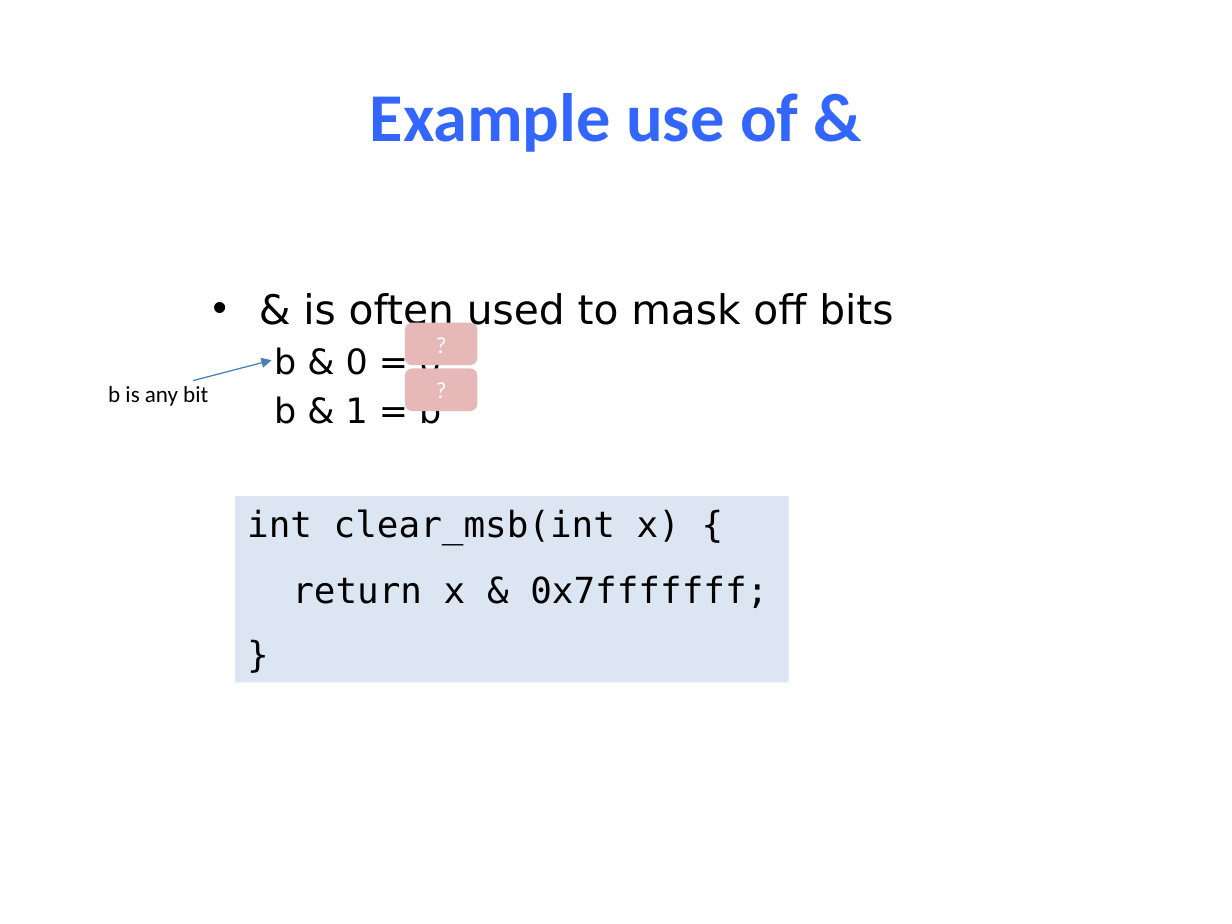
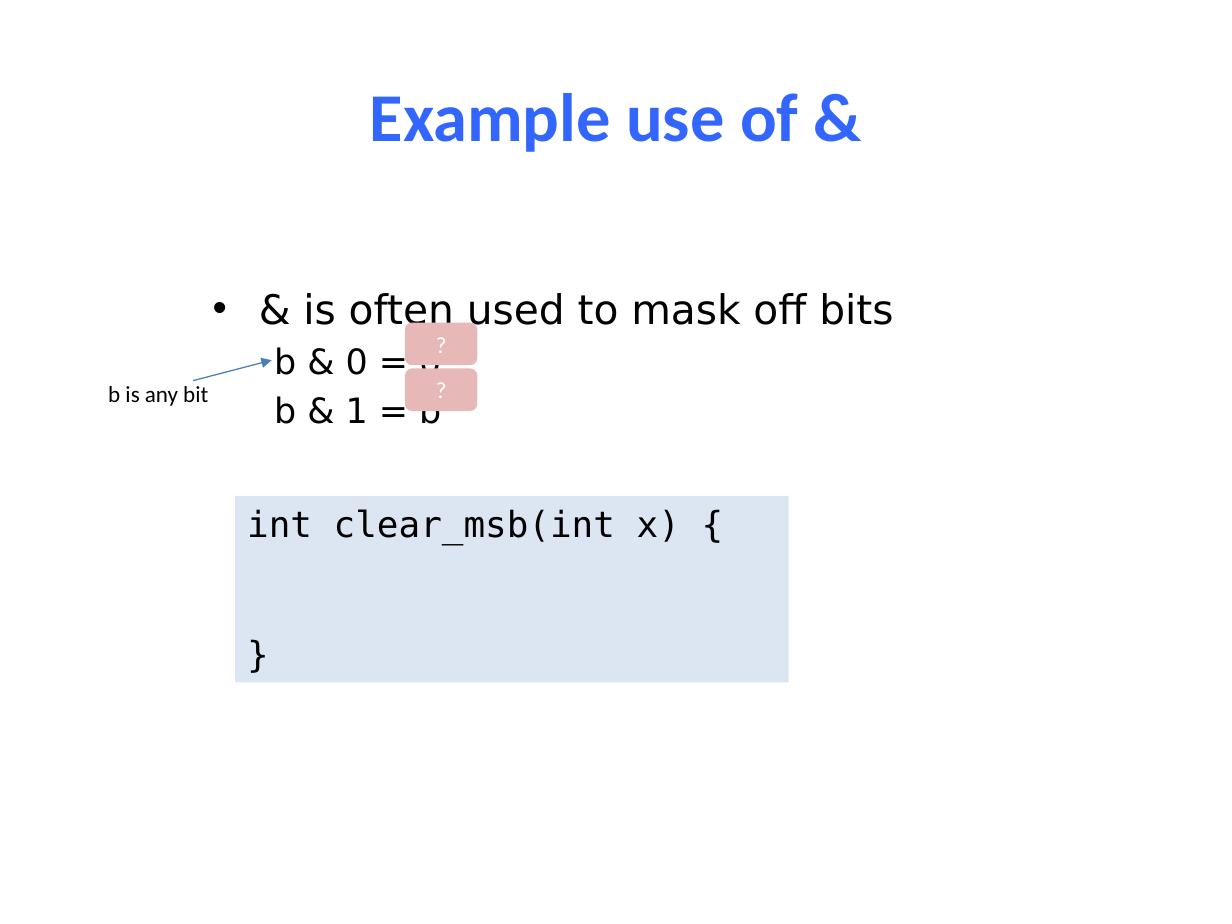
Before and after one commit to NYU-CSO/nyu-cso.github.io, a slide deck: slide 17 of notes/04-C_Basics.pptx. Drawn at 1232x924 pixels with LibreOffice and Linux fonts; fonts in the diff are those of the drawing. Boxes give left, top, right and bottom in pixels: in the first picture for what was removed or moved away, otherwise in the second. Text is boxed around its words. In the diff, an @@ line names an element or a change of style, - is before the commit and + after.

```diff
--- a/notes/04-C_Basics.pptx
+++ b/notes/04-C_Basics.pptx
@@ text removed at bbox=[292, 575, 768, 608] @@
-return x & 0x7fffffff;
```
Also in this commit, not shown: 1 other slide changed, 1 slide added, 1 other file.
